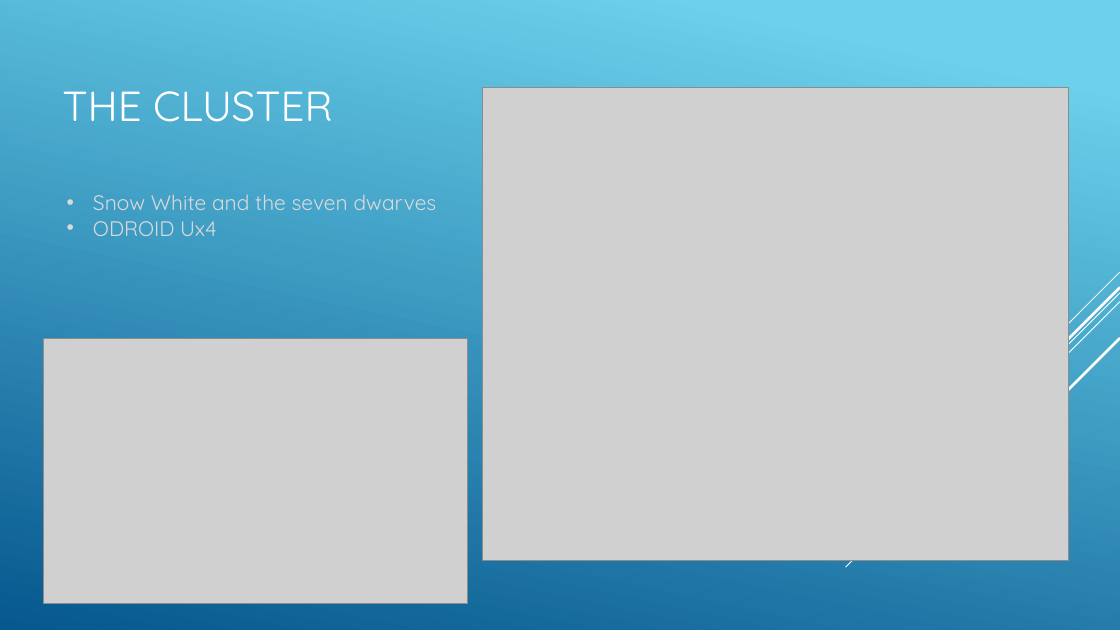
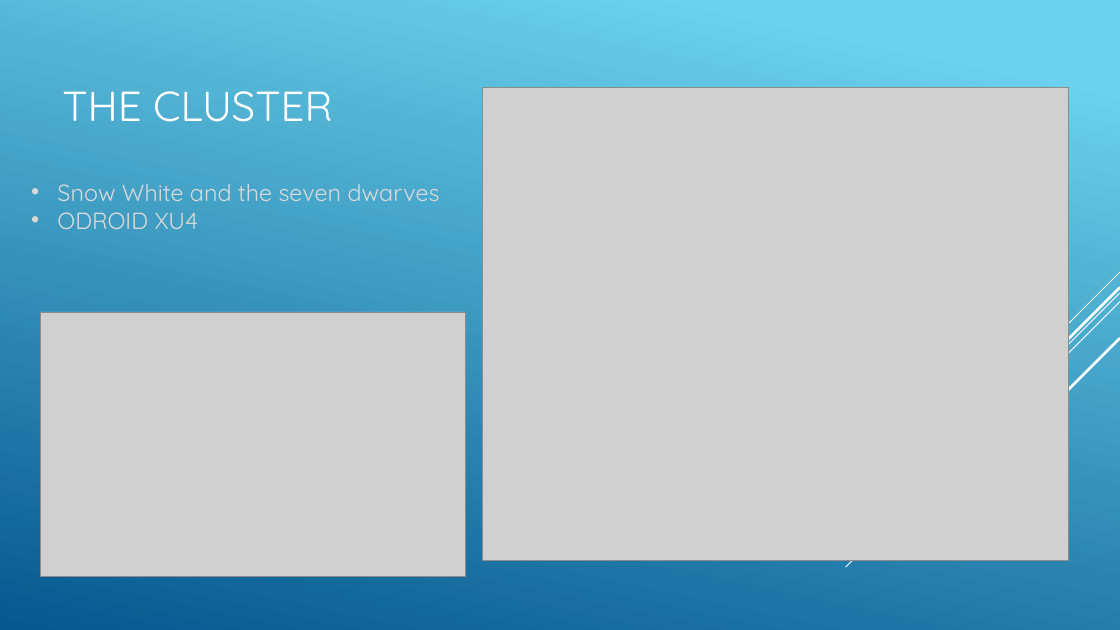
Before and after one commit to SDSMT-CSC464-F15/arm, a slide deck: slide 4 of Documents/ClientPresent2.pptx. Drawn at 1120x630 pixels with LibreOffice and Linux fonts; fonts in the diff are those of the drawing; grey boxes stand for pictures. Boxes give left, top, right and bottom in pixels: in the first picture for what was removed or moved away, otherwise in the second. Text is boxed around its words. In the diff, an @@ line names an element or a change of style, - is before the commit and + after.

Commit message:
Completed Sprint 3 report. Edited some formatting on the client presentation powerpoint

```diff
--- a/Documents/ClientPresent2.pptx
+++ b/Documents/ClientPresent2.pptx
@@ text "Snow White and the seven ...": place and size @@
-text "Snow White and the seven ..." at <box>93,194,437,236</box>
+text "Snow White and the seven ..." at <box>57,184,440,229</box>
@@ text at <box>57,184,440,201</box>: size 18 to 20 pt in "Snow White and the seven dwarves" @@
@@ text at <box>57,212,199,229</box>: text changed; size 18 to 20 pt @@
-• ODROID Ux4
+• ODROID XU4
@@ picture: place and size @@
-picture at <box>43,339,468,604</box>
+picture at <box>41,312,466,577</box>
```
Also in this commit, not shown: 10 other slides changed, 4 other files.
